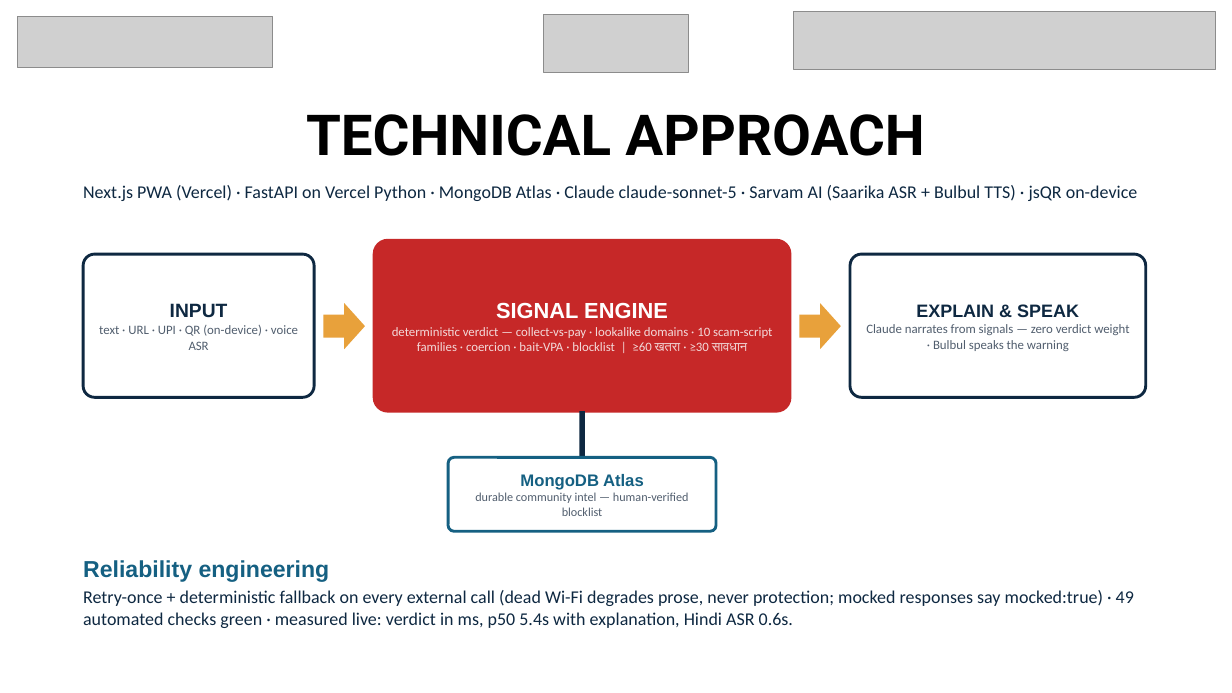
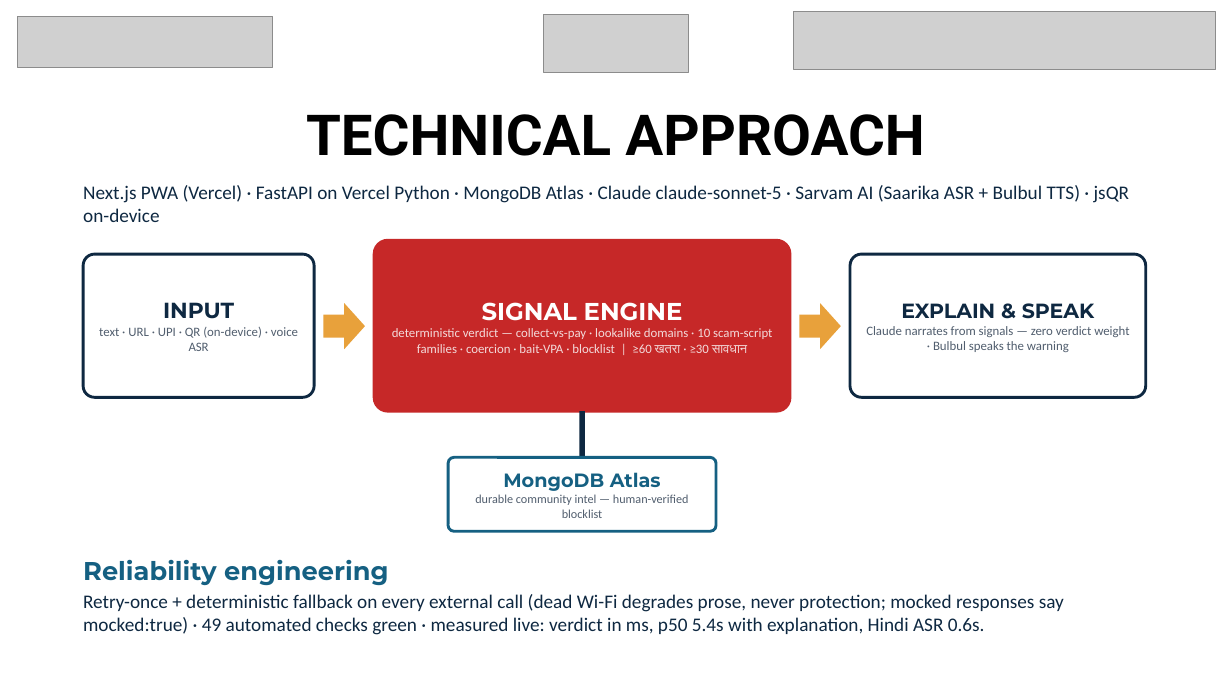
Before and after one commit to SaudSatopay/Dhaal, a slide deck: slide 3 of pitch/Dhaal-HackX-submission-v2.pptx. Drawn at 1232x693 pixels with LibreOffice and Linux fonts; fonts in the diff are those of the drawing; grey boxes stand for pictures. Boxes give left, top, right and bottom in pixels: in the first picture for what was removed or moved away, otherwise in the second. Text is boxed around its words. In the diff, an @@ line names an element or a change of style, - is before the commit and + after.

```diff
--- a/pitch/Dhaal-HackX-submission-v2.pptx
+++ b/pitch/Dhaal-HackX-submission-v2.pptx
@@ text "Next.js PWA (Vercel) · FastAPI ..." at (83,185,1129,222): size 14 to 15 pt @@
@@ text in rounded rectangle at (163,302,234,319): size 15 to 17 pt, font Arial to Montserrat in "INPUT" @@
@@ text in rounded rectangle at (482,302,683,321): size 17 to 19 pt, font Arial to Montserrat in "SIGNAL ENGINE" @@
@@ text in rounded rectangle at (901,303,1094,319): size 14 to 16 pt, font Arial to Montserrat in "EXPLAIN & SPEAK" @@
@@ text in rounded rectangle at (503,472,661,491): size 13 to 15 pt, font Arial to Montserrat in "MongoDB Atlas" @@
@@ text "Reliability engineering" at (83,559,1064,635): size 18 to 20 pt, font Arial to Montserrat in "Reliability engineering"; size 14 to 15 pt @@
```
Also in this commit, not shown: 7 other slides changed, 1 other file.
